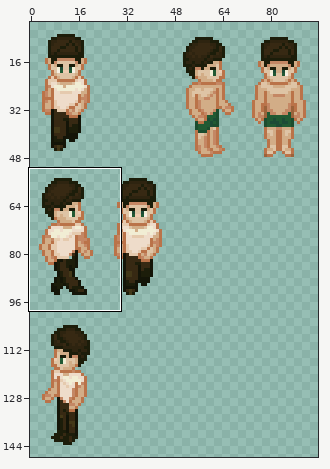
One commit to this pixel-art file: Assets/character/Main Character/Character_front.aseprite. The first picture is a wide view before the edit; the outline marks the close-up.
Close-up. First the earlier version:
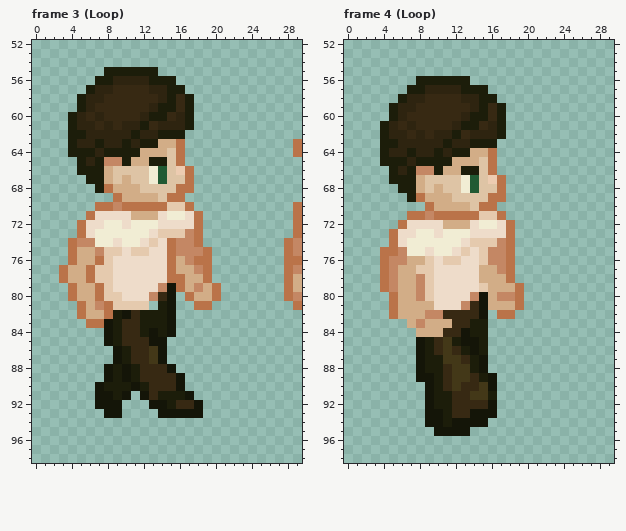
240x288 pixels, 7 frames. Colours within 5 levels of each other are drawn and written as one. Shown: frame 3 (Loop): x 0..29, y 52..98; frame 4 (Loop): x 0..29, y 52..98. The wide view leaves out empty margins. The commit also changed other frames or places, which this record leaves out.
The result:
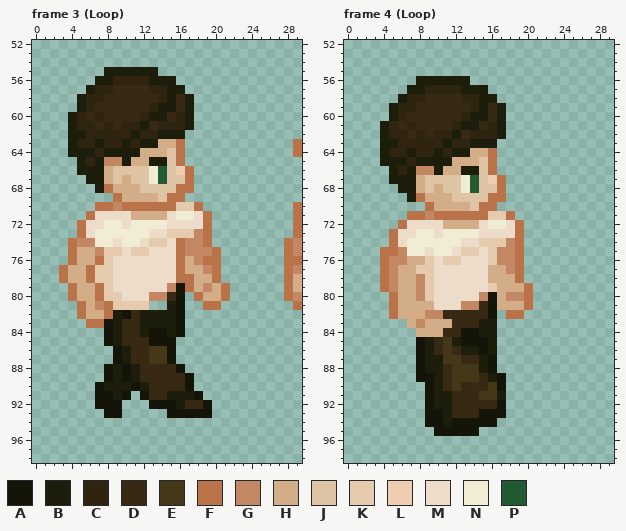
Palette (. is transparent): A #141508  B #1c1d0a  C #2e2410  D #372913  E #433818  F #ba7349  G #c48764  H #d2ad87  J #dec4a5  K #e5caae  L #edccb1  M #eedcca  N #f1edd4  P #215a33
From old to new:
Frame 3 (Loop), layer "Layer 5":
y 70: x 15 K -> F; x 17..18 F. -> KF
y 71: x 14..15 MN -> HM; x 17..19 MF. -> NMF
y 72: x 14 M -> N; x 18..19 F. -> MF
y 73: x 14 K -> M; x 17..19 GF. -> KGF
y 74: x 14..16 MFG -> KMF; x 18..19 F. -> GF
y 75: x 15..16 FG -> MF; x 19..20 F. -> GF
y 76: x 15..18 FHGF -> MFHG; x 20 . -> F
y 77: x 15..16 FH -> MF; x 18..20 GF. -> HGF
y 78: x 15 F -> M; x 17 H -> F; x 19..20 F. -> HF
y 79: x 14..21 GAFHGHF. -> MGAFHGHF
y 80: x 14..18 DA.FH -> GDA.F; x 20..21 F. -> HF
y 81: x 14..16 BA. -> .BA; x 18 F -> .; x 20 . -> F
y 82..83: x 15..16 A. -> BA
y 84: x 14..16 BA. -> ABA
y 85: x 15 . -> A
y 86..87: x 14..15 A. -> EA
y 88: x 15..16 A. -> DA
y 89..90: x 16..17 A. -> DA
y 91: x 14 B -> D; x 17..18 A. -> BA
y 92: x 15..16 BD -> AB; x 18..19 A. -> DA
y 93: x 14 A -> .; x 19 . -> A
Frame 4 (Loop), layer "Layer 5":
y 71: x 15 K -> F; x 17..18 F. -> KF
y 72: x 14..15 MN -> HM; x 17..19 MF. -> NMF
y 73: x 14 M -> N; x 18..19 F. -> MF
y 74: x 14 K -> M; x 17..19 GF. -> KGF
y 75: x 14..16 MKG -> KMK; x 18..19 F. -> GF
y 76: x 15..16 KG -> MK; x 18..19 F. -> GF
y 77: x 15 H -> M; x 17..19 GF. -> HGF
y 78: x 15 H -> M; x 18..19 F. -> HF
y 79: x 15..16 KH -> MK; x 19..20 F. -> HF
y 80: x 14..17 GAHG -> MGAH; x 19..20 F. -> GF
y 81: x 14..16 DAH -> GDA; x 19..20 F. -> HF
y 82: x 15..17 A.F -> DA.; x 19 . -> F
y 83: x 14 B -> D; x 16 . -> B
y 84: x 14 B -> A; x 16 . -> B
y 85: x 15..16 B. -> AB
y 86: x 14..16 AB. -> BAB
y 87: x 14..16 BA. -> DBA
y 88: x 14..16 BA. -> EBA
y 89: x 14..17 DBA. -> EDBA
y 90: x 15..17 EA. -> DEA
y 91: x 14 E -> D; x 16..17 B. -> EB
y 92: x 16..17 A. -> DA
y 93: x 14 A -> D; x 17 . -> A
y 94: x 16 . -> A
y 95: x 14 . -> A
Boxes around the changes in both close-ups, in picture pixels (x1, y1, x2, y2):
changed: (158, 202, 230, 418)
changed: (470, 211, 533, 436)
